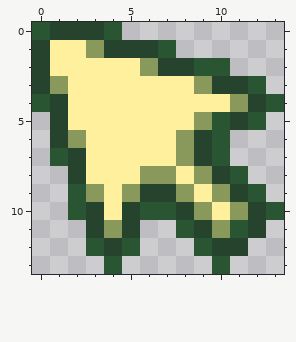
Pixel-art file: wip/sprites/cursor.aseprite. Above, as it was before the edit.
14x14 pixels, 1 frame.
The result:
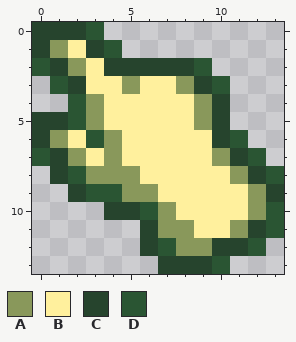
Palette (. is transparent): A #89985b  B #fff09d  C #26442d  D #2a5533
Diff:
layer "pointer" added
layer "Layer 1" removed
Changed rows in their new state; - is an unchanged pixel.
first column x 0:
 0 C--D.---------
 1 -A-CD...------
 2 DCA-CCC---.---
 3 .DC--A--ACD..-
 4 ..DA-----AC...
 5 C-DA------C..-
 6 CABDA---BBCD--
 7 DCA-A---BBACD-
 8 -CDAAABB-BBACD
 9 --CDD-ABB-BBAC
10 --..C--ABB-BA-
11 ---...CAABBA-D
12 ---...CDAA--D-
13 ----.--CCC----
Pixel boxes of the changes (left, top, right, bottom) in both pictures:
changed: (32, 22, 284, 274)
